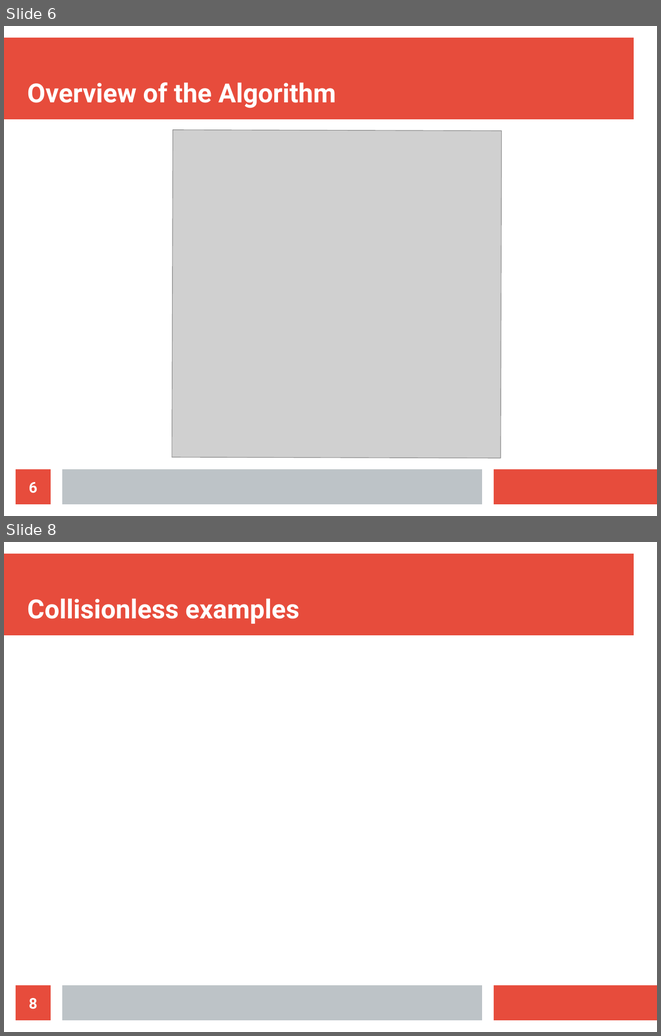
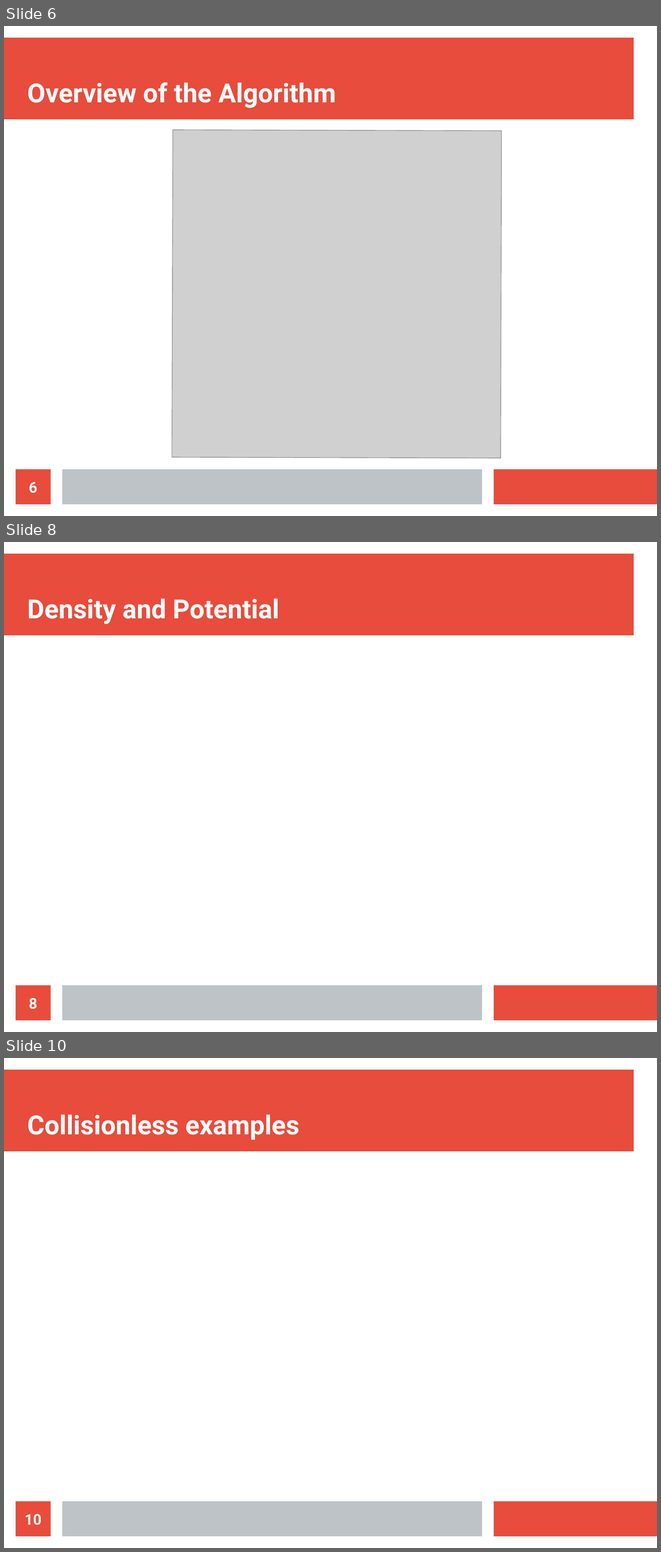
Before and after one commit to ClarkGuilty/2018, a slide deck: MOCa/diap.odp. Shown one above the other, each under a label of ours: slides 6 and 8 before the commit, slides 6, 8 and 10 after it; the slides between them are not shown. The pictures are 661x1036 and 661x1552 pixels, drawn with LibreOffice and Linux fonts; fonts in the diff are those of the drawing; grey boxes stand for pictures. Boxes give left, top, right and bottom in pixels: in the first picture for what was removed or moved away, otherwise in the second. Text is boxed around its words. In the diff, an @@ line names an element or a change of style, - is before the commit and + after.

```diff
--- a/MOCa/diap.odp
+++ b/MOCa/diap.odp
@@ slide 8 added at box(4, 542, 657, 1032), background #FFFFFF; not listed: 3 template elements that a slide beside it also shows @@
@@ title added at box(27, 598, 279, 624), 32 pt, text #FFFFFF, bold @@
+Density and Potential
@@ page number added at box(16, 985, 51, 1020), fill #E74C3C, 18 pt, text #FFFFFF, bold @@
+8
@@ what was slide 8 is now slide 10 @@
@@ page number at box(25, 1514, 42, 1525): text changed @@
-8
+10
```
Also in this commit, not shown: 2 other slides added, 1 slide removed, 21 other files.
